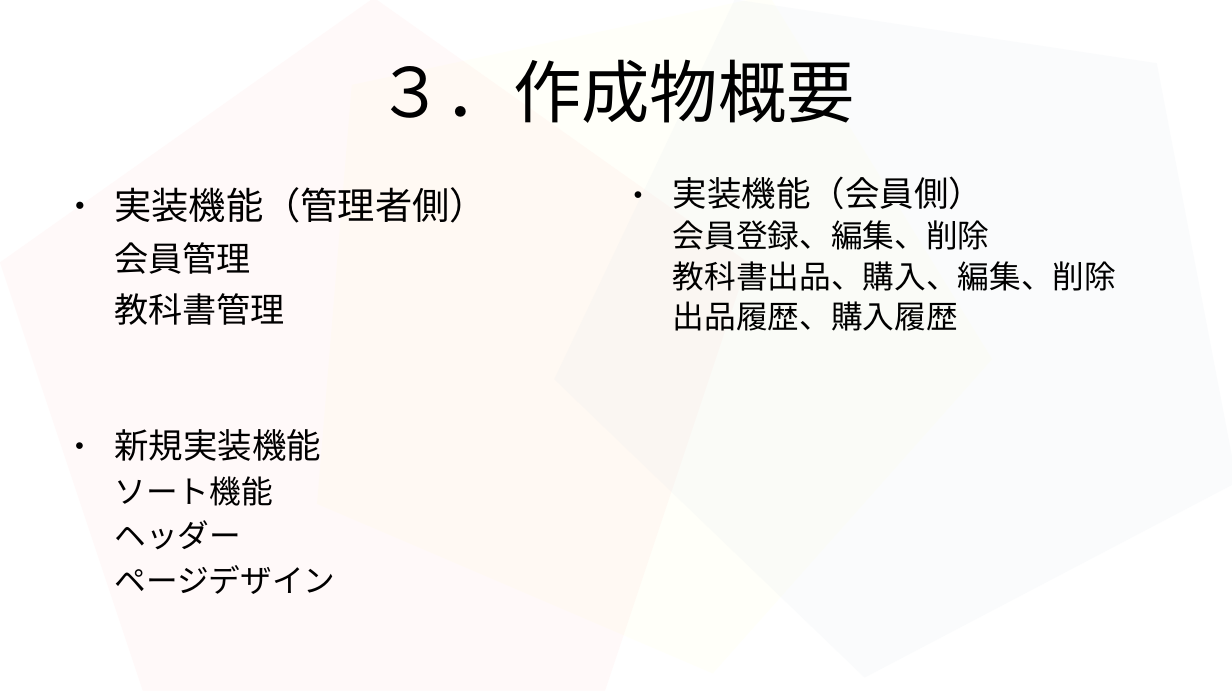
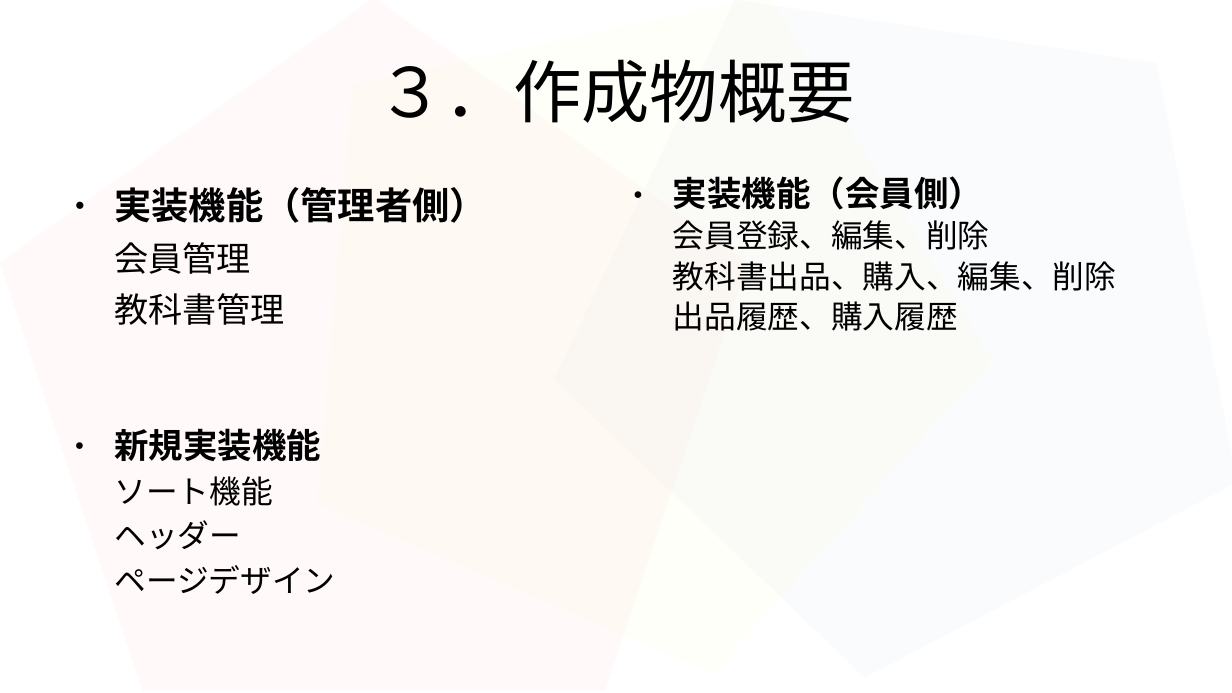
Before and after one commit to 2022java42-student009/ProjectJava, a slide deck: slide 9 of タスク/プレゼン資料.odp. Drawn at 1232x693 pixels with LibreOffice and Linux fonts; fonts in the diff are those of the drawing. Boxes give left, top, right and bottom in pixels: in the first picture for what was removed or moved away, otherwise in the second. Text is boxed around its words. In the diff, an @@ line names an element or a change of style, - is before the commit and + after.

```diff
--- a/タスク/プレゼン資料.odp
+++ b/タスク/プレゼン資料.odp
@@ text at (673, 176, 983, 210): bold on in "実装機能（会員側）" @@
@@ text at (114, 187, 487, 223): bold on in "実装機能（管理者側）" @@
@@ text at (114, 428, 321, 461): bold on in "新規実装機能" @@
```
Also in this commit, not shown: 3 other slides changed.
